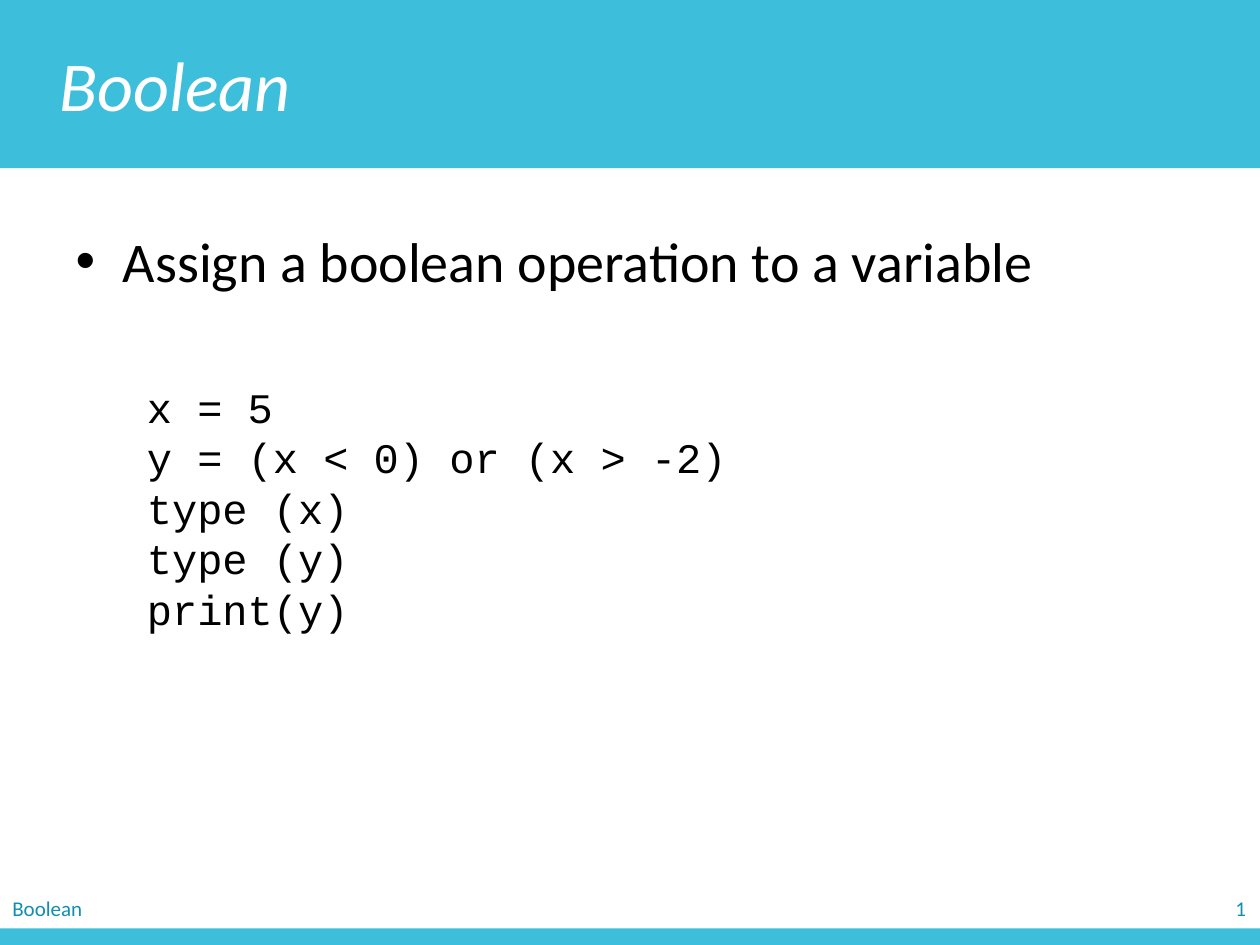
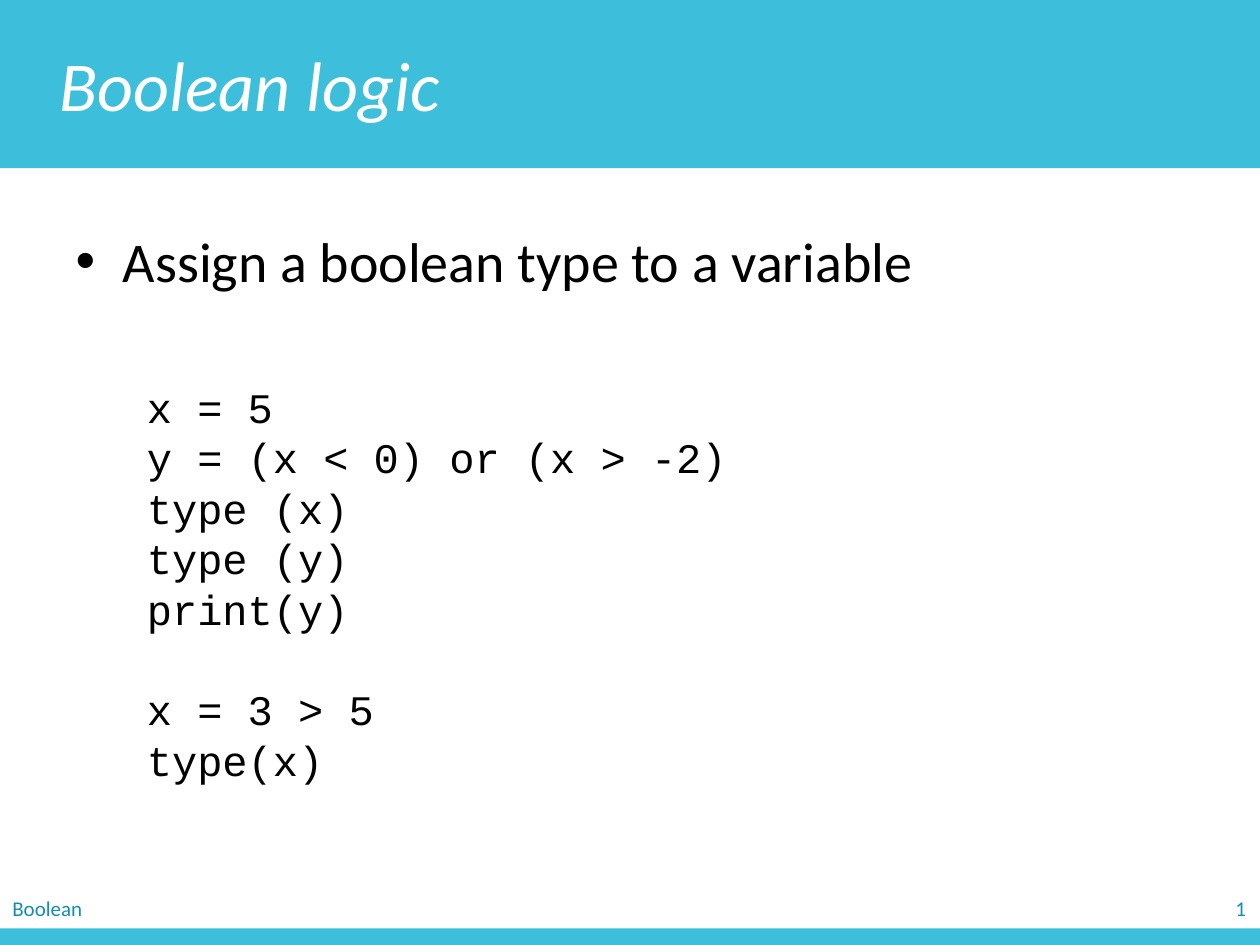
Before and after one commit to zichengliao/zuics101-fa17, a slide deck: slide 50 of lectures/lec05/lec05.pptx (slide 46 before the commit). Drawn at 1260x945 pixels with LibreOffice and Linux fonts; fonts in the diff are those of the drawing. Boxes give left, top, right and bottom in pixels: in the first picture for what was removed or moved away, otherwise in the second. Text is boxed around its words. In the diff, an @@ line names an element or a change of style, - is before the commit and + after.

```diff
--- a/lectures/lec05/lec05.pptx
+++ b/lectures/lec05/lec05.pptx
@@ text in rectangle at [60, 62, 440, 123]: text changed @@
-Boolean
+Boolean logic
@@ text at [123, 243, 913, 292]: text changed @@
-• Assign a boolean operation to a variable
+• Assign a boolean type to a variable
@@ text at [147, 697, 374, 785]: paragraphs added @@
+  x = 3 > 5
+  type(x)
```
Also in this commit, not shown: 16 other slides changed, 3 slides added, 5 slides removed, 3 other files.
